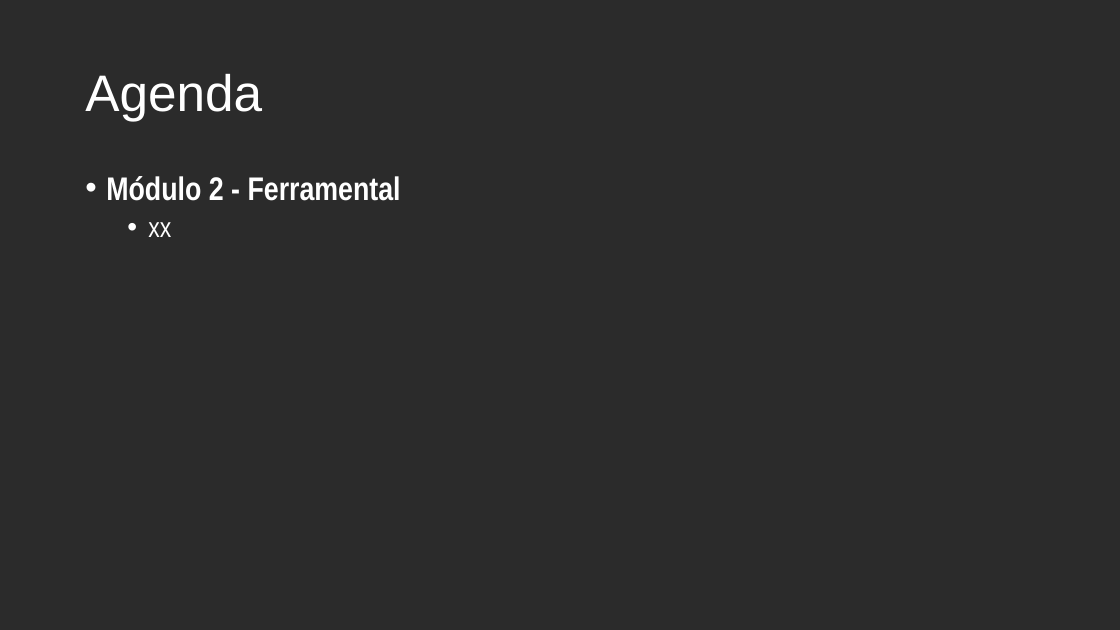
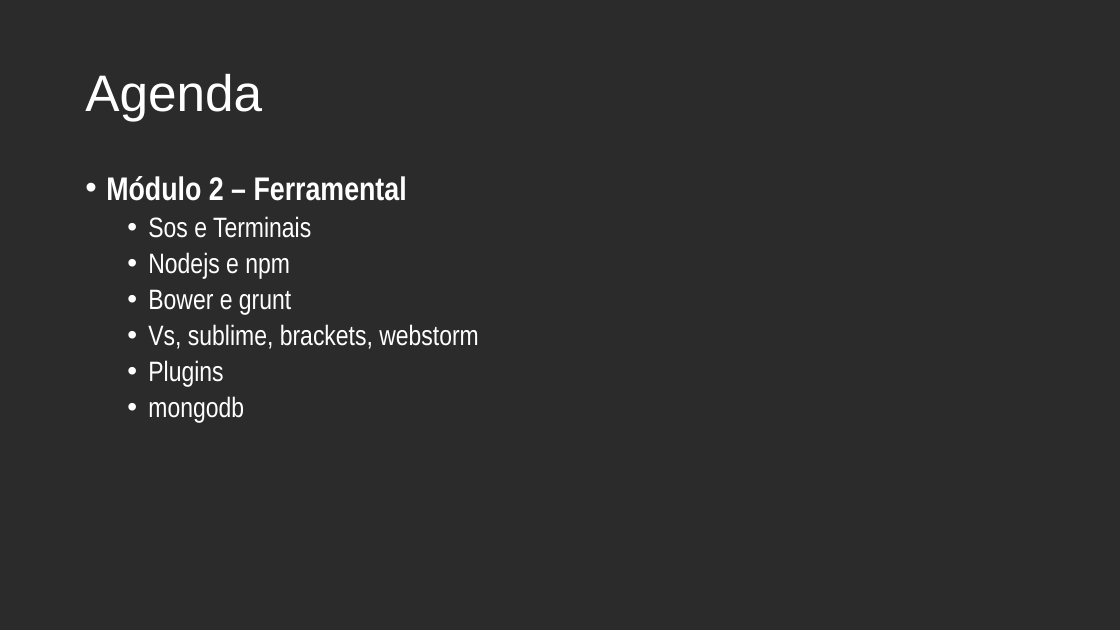
Before and after one commit to andrebaltieri/5485, a slide deck: slide 5 of ppts/Modulo 1/5484 - M01A01.pptx. Drawn at 1120x630 pixels with LibreOffice and Linux fonts; fonts in the diff are those of the drawing; background and template pictures are left out; a plain dark background stands for a picture behind light text. Boxes give left, top, right and bottom in pixels: in the first picture for what was removed or moved away, otherwise in the second. Text is boxed around its words. In the diff, an @@ line names an element or a change of style, - is before the commit and + after.

```diff
--- a/ppts/Modulo 1/5484 - M01A01.pptx
+++ b/ppts/Modulo 1/5484 - M01A01.pptx
@@ text at <box>106,176,478,423</box>: text changed; size 28 to 24 pt; bold off @@
-• Módulo 2 - Ferramental
-  • xx
+• Módulo 2 – Ferramental
+  • Sos e Terminais
+  • Nodejs e npm
+  • Bower e grunt
+  • Vs, sublime, brackets, webstorm
+  • Plugins
+  • mongodb
```
Also in this commit, not shown: 2 other slides changed, 2 slides removed, 34 other files.
